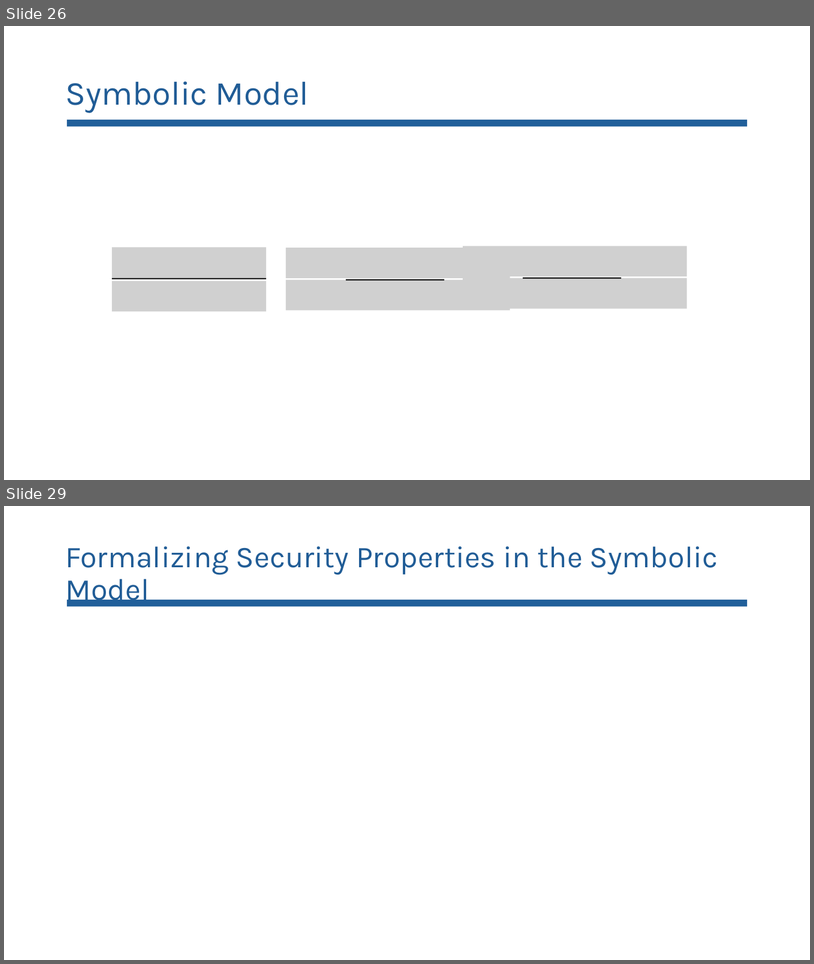
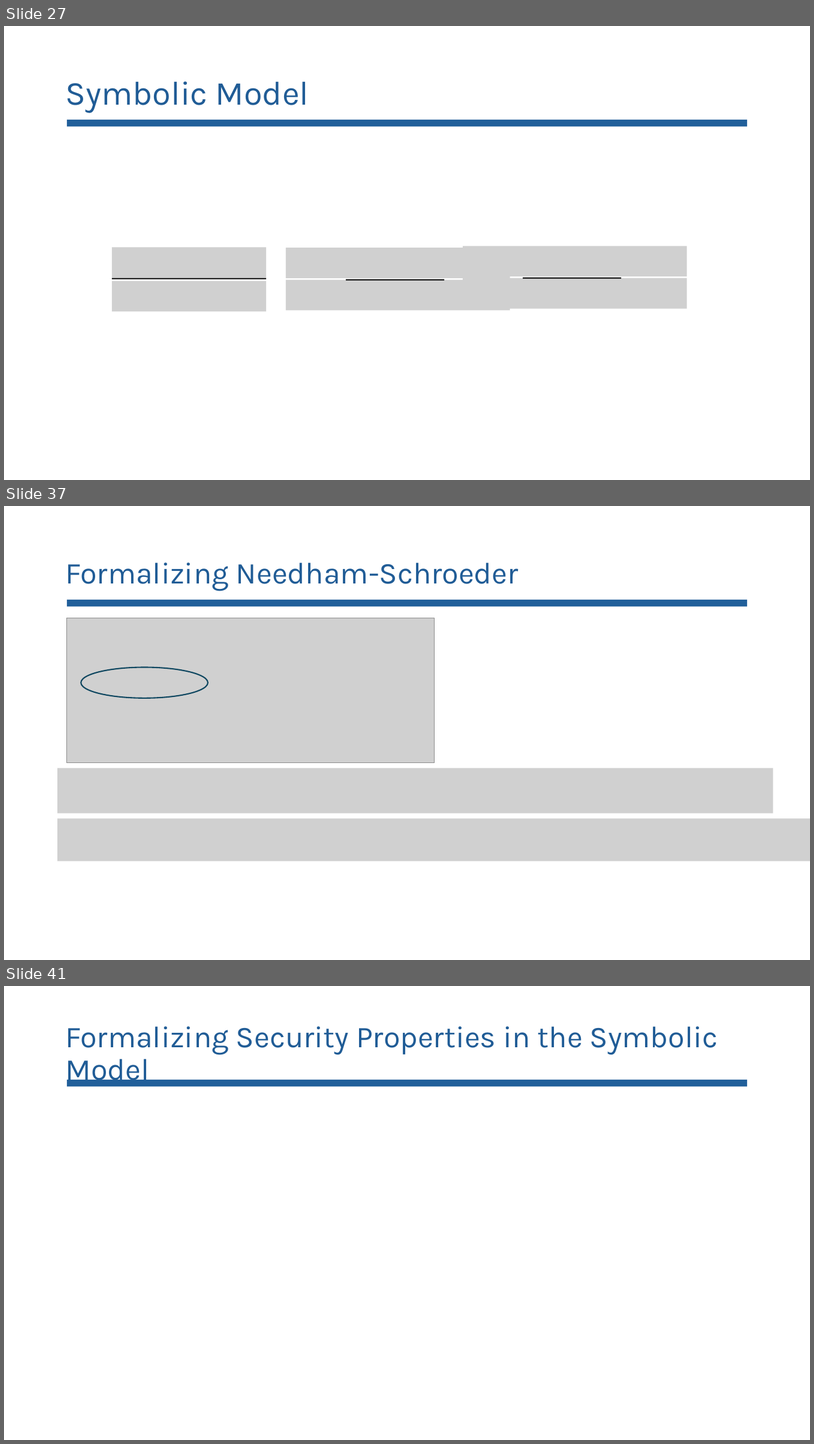
Before and after one commit to lorchrob/comprehensive_exam, a slide deck: Comp slides.pptx. Shown one above the other, each under a label of ours: slides 26 and 29 before the commit, slides 27, 37 and 41 after it; the slides between them are not shown. The pictures are 814x964 and 814x1444 pixels, drawn with LibreOffice and Linux fonts; fonts in the diff are those of the drawing; grey boxes stand for pictures. Boxes give left, top, right and bottom in pixels: in the first picture for what was removed or moved away, otherwise in the second. Text is boxed around its words. In the diff, an @@ line names an element or a change of style, - is before the commit and + after.

```diff
--- a/Comp slides.pptx
+++ b/Comp slides.pptx
@@ slide 37 added at (4,506,810,960), background #FFFFFF @@
@@ title added at (65,562,519,591), 36 pt, text #205C96 @@
+Formalizing Needham-Schroeder
@@ rectangle added at (67,600,747,606), fill #215F9A @@
@@ picture added at (67,618,435,763) @@
@@ ellipse added at (81,667,208,698), outline #104760 1.5 pt @@
@@ picture added at (57,768,773,813) @@
@@ picture added at (57,818,810,861) @@
@@ what was slide 26 is now slide 27 @@
@@ what was slide 29 is now slide 41 @@
```
Also in this commit, not shown: 11 slides changed, 18 other slides added, 1 slide removed, 2 other files.
